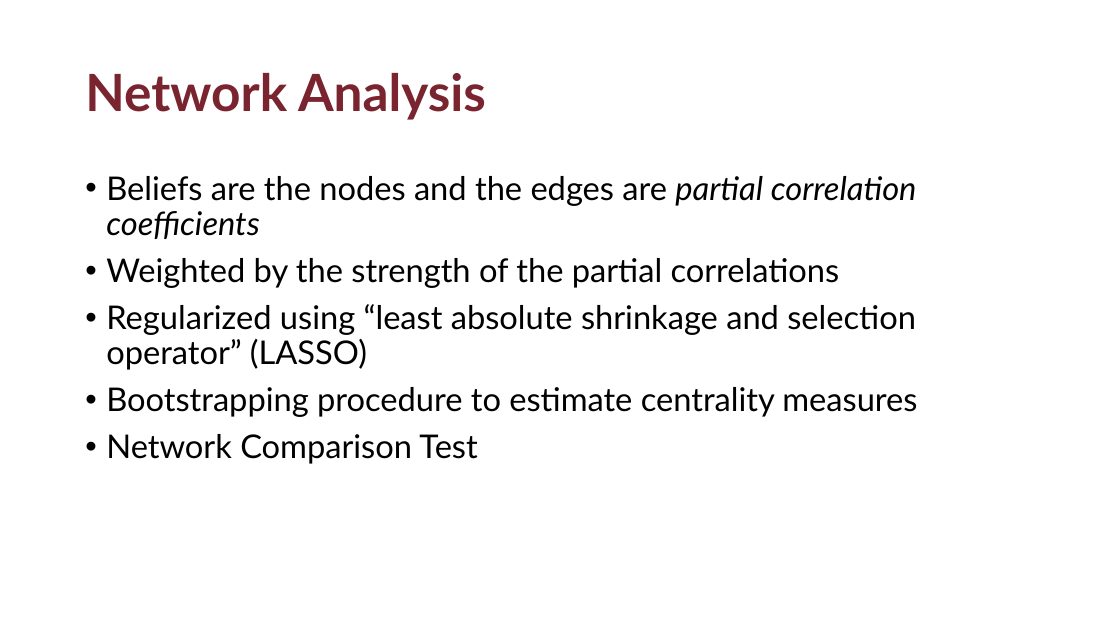
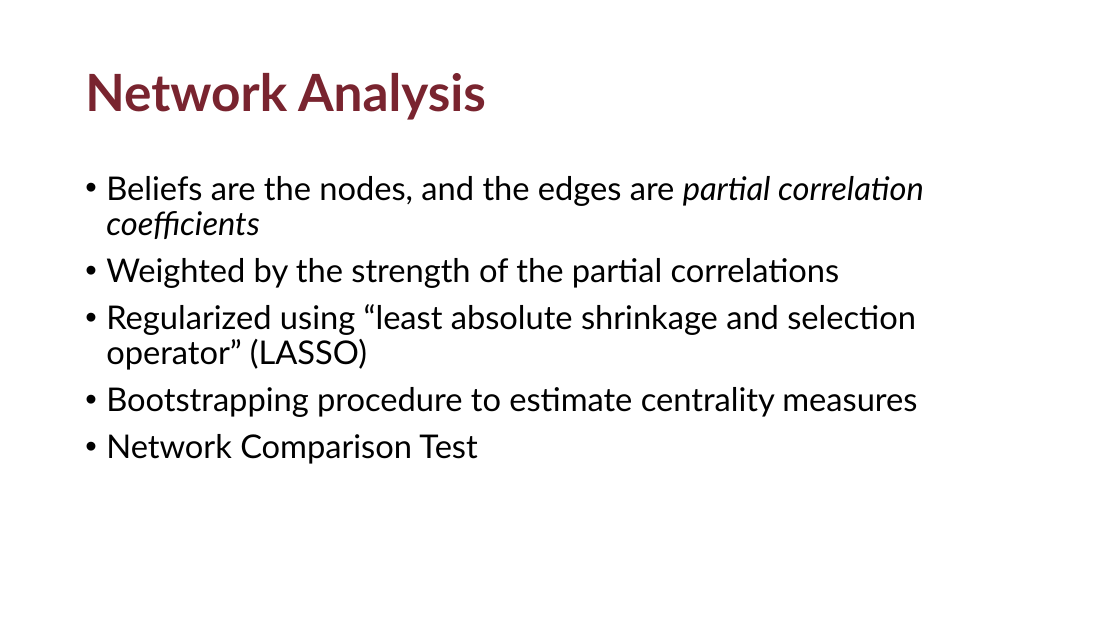
Before and after one commit to mnowlin/belief-systems-learning, a slide deck: slide 15 of presentation/networks-learningMPSA25.pptx. Drawn at 1120x630 pixels with LibreOffice and Linux fonts; fonts in the diff are those of the drawing; background and template pictures are left out. Boxes give left, top, right and bottom in pixels: in the first picture for what was removed or moved away, otherwise in the second. Text is boxed around its words. In the diff, an @@ line names an element or a change of style, - is before the commit and + after.

```diff
--- a/presentation/networks-learningMPSA25.pptx
+++ b/presentation/networks-learningMPSA25.pptx
@@ text at [106,176,924,239]: text changed @@
-• Beliefs are the nodes and the edges are partial correlation coefficients
+• Beliefs are the nodes, and the edges are partial correlation coefficients
```
Also in this commit, not shown: 3 other slides changed, 1 other file.
